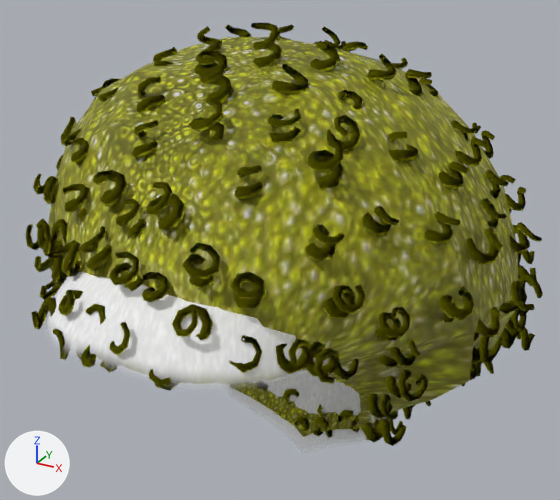
Two versions of the glTF model public/avatar/items/hair_afro.glb, one commit apart.
One viewpoint serves both versions: a 50 mm lens placed at (0.196, -0.348, 1.208), pointed at (-0.001, 0.01, 1.029). Lighting does not change. The marker at lower left points along +X, +Y and +Z. The first picture is the older version. Both versions are drawn at full value of the shape key 'style_toon' of 'hair_afro_scalp'; the numbers are the values there. Vertices at exactly the same position are counted once.

The first picture shows 'hair_afro_coils', 'hair_afro_scalp', 'hair_afro_volume'.
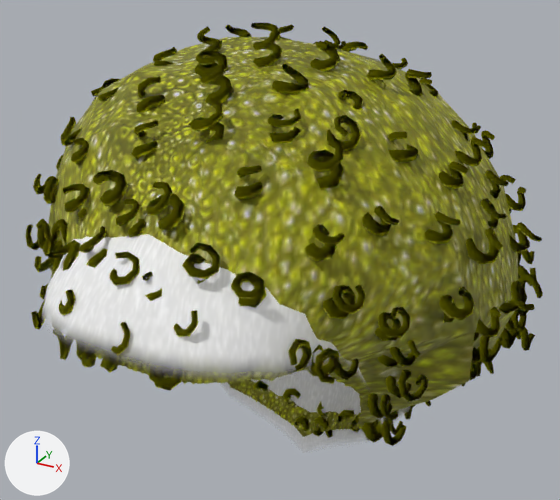
Pixel boxes [x1, y1, x2, y2] of what changed, in the pictures (560 x 500 px; the box of a moved part takes in the faces that stretch with it):
'hair_afro_scalp', reshaped: before [48, 271, 397, 450]; after [43, 234, 410, 450]
part 1 of me_hair_afro_scalp, moved or reshaped: before [48, 271, 397, 438]; after [43, 234, 410, 438]

What changed in the scene script:
```text
Change me_hair_afro_scalp:
    used by ob_hair_afro_scalp; location = (0.0, 0.0, 0.0)
    remove me_hair_afro_scalp.from_pydata(...)  # 370 vertices, 644 faces; spans x -0.084..0.085, y -0.142..0.076, z 0.853..1.089
    add me_hair_afro_scalp.from_pydata(...)  # 370 vertices, 644 faces; spans x -0.089..0.09, y -0.142..0.076, z 0.853..1.108
    me_hair_afro_scalp part 1: 328 of 370 vertices moved; they spanned x -0.084..0.085, y -0.142..0.076, z 0.871..1.089 and now span x -0.089..0.09, y -0.142..0.076, z 0.871..1.108; mean shift (0.0, 0.0, 0.004); largest move (0.0, -0.044, 1.089) -> (0.0, -0.044, 1.108)
```
